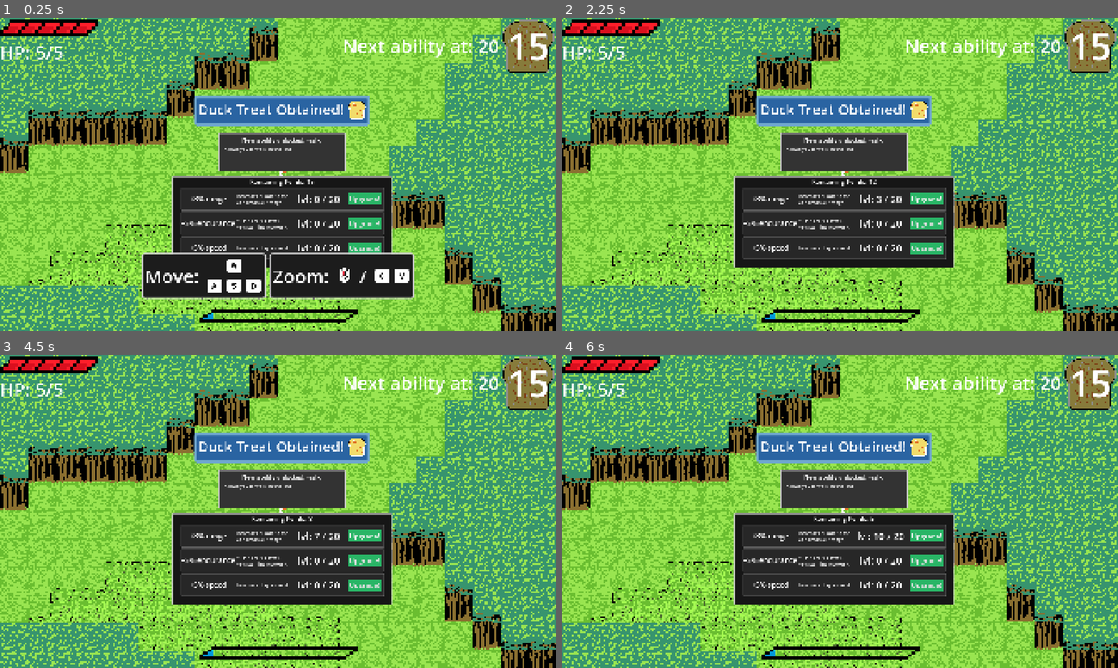
Above: before the commit, frames 1-4 (two rows, left to right).
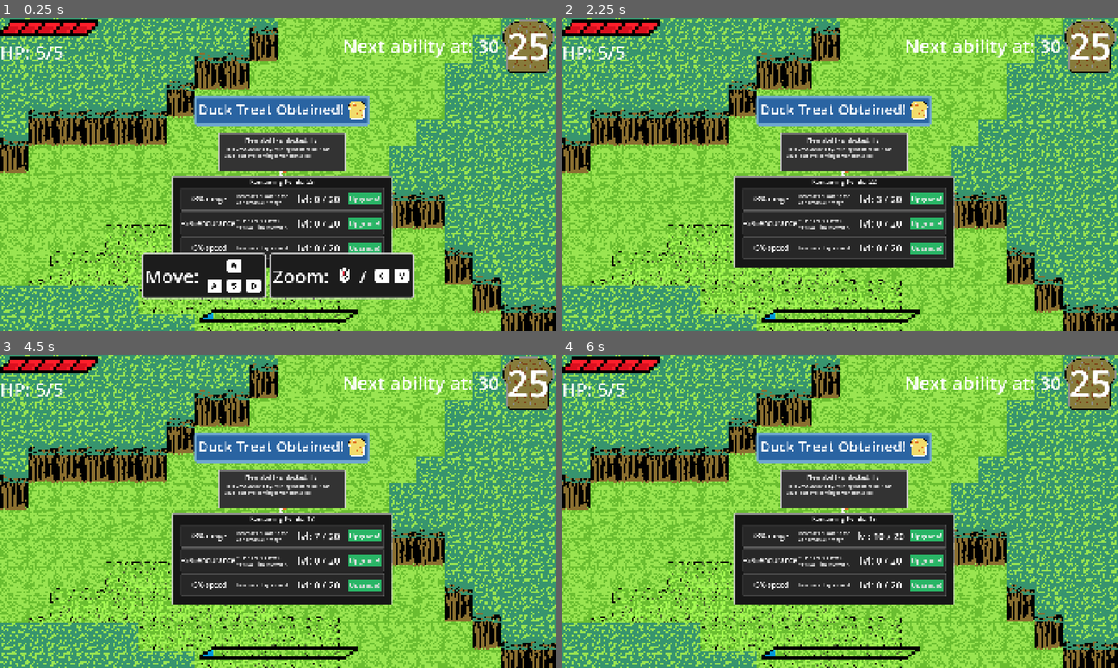
Above: after the commit, the same moments.

Repository: morie197/guwa-guwa-adventures
Game: Godot game, scene res://scenes/level2.tscn
Two runs of this game, one before a commit and one after it. Both use one fixed random seed, a clock stepped at 60 frames per second and the inputs below.
Inputs (mouse positions are in pixels of both pictures, inside the frame that each line leads up to):
- Up to frame 1 (0.25 s): no input
- Up to frame 2 (2.25 s): click "MAXED" at 0.5 s; click "Upgrade!" at 1.25 s; tap Enter (nextTutorialItem) at 2 s; move the mouse to (962, 158) at 2.02 s; hold D (right) from 2.03 s (still down); hold Space (fly) from 2.03 s (still down); click (962, 158) at 2.17 s
- Up to frame 3 (4.5 s): tap Shift (sprint) at 2.3, 2.85 s; move the mouse to (166, 527) at 2.77 s; release D (right) at 2.78 s; release Space (fly) at 2.78 s; hold S (down) 2.78-3.53 s; tap Space (fly) at 3.05, 4.25, 4.35 s; tap Enter (nextTutorialItem) at 3.5 s; move the mouse to (333, 442) at 3.52 s; hold D (right) 3.53-4.28 s; hold Shift (sprint) 3.53-4.28 s; tap R (dive) at 3.6 s; move the mouse to (250, 574) at 4.27 s; hold W (up) from 4.28 s (still down); click (250, 574) at 4.42 s
- Up to frame 4 (6 s): tap Enter (nextTutorialItem) at 5, 5.1 s; move the mouse to (1006, 558) at 5.02 s; release W (up) at 5.03 s; hold Shift (sprint) 5.03-5.78 s; hold A (left) from 5.03 s (still down); tap Space (fly) at 5.75 s; move the mouse to (673, 464) at 5.77 s; tap Q (quack) at 5.85 s

The runs differ from the first frame. In frame 1, 0.6% of the frame differs, in the area x 40-95%, y 4-54%; in frame 2, 0.6%; in frame 3, 0.7%; in frame 4, 0.7%.

Commit message:
[Change] Sprinting and flying
Sprinting now only uses stamina if actively moving, flying now is more floaty.

Diff:
--- a/scripts/game_manager.gd
+++ b/scripts/game_manager.gd
@@ -1,7 +1,7 @@
 extends Node
 
 var level: int = 0
-var initialLevel: int = 15
+var initialLevel: int = 25
 var paused: bool = false
 var minigame: bool = false
 var wonGame: bool = false
--- a/scripts/player.gd
+++ b/scripts/player.gd
@@ -39,6 +39,7 @@
 var forcedFly: bool = false
 var flyDelay: float = 0.3
 var flyDelayTimer: float = 0.0
+var flyLerpSpeed: float = 3
 
 var enduranceMultiplier: float = 1.0
 var rangeMultiplier: float = 1.0
@@ -81,6 +82,8 @@
 var quackTimer: float = 0
 var radarTimer: float = 0
 var targetZoom: Vector2
+
+var lastMovedDirection: Vector2 = Vector2.ZERO
 
 var colliding
 
@@ -216,6 +219,10 @@
 
 	if areaFlag == "":
 		areaForce = lerp(areaForce, Vector2.ZERO, delta * areaForceTransitionSpeed)
+
+	if moveVector != Vector2.ZERO:
+		lastMovedDirection = lastMovedDirection.lerp(moveVector, delta * flyLerpSpeed)
+		print(lastMovedDirection)
 
 	if flying and !wings_flying_sound.playing:
 		wings_flying_sound.play()
@@ -303,7 +310,10 @@
 	if sprinting or flying:
 		if stamina > 0: # prevent negative stamina values
 			if sprinting:
-				stamina -= delta
+				if moveVector != Vector2.ZERO:
+					stamina -= delta
+				else:
+					sprinting = false
 			if flying:
 				stamina -= delta / flyStaminaMulti
 			emitUpdatedStaminaValue()
@@ -334,6 +344,7 @@
 func _toggleFly(value: bool):
 	if flying == value:
 		return
+	lastMovedDirection = Vector2.ZERO
 	if !wings_flapping_sound.playing:
 		wings_flapping_sound.play()
 	if wings_flying_sound.playing:
@@ -385,10 +396,13 @@
 	radCircle.maxRadius = radarRange * rangeMultiplier
 
 func _move(movevec: Vector2):
-	if areaFlag.match("stream"):
+	if flying == true:
+		velocity = lastMovedDirection.normalized()
+	elif areaFlag.match("stream"):
 		velocity = movevec
 	else:
 		velocity = movevec.normalized()
+
 	velocity *= moveSpeed
 	velocity *= speedMultiplier / 1.1
 
@@ -403,11 +417,10 @@
 	elif flying:
 		velocity *= flyMulti
 
-	if areaFlag.match("thorns"):
-		GameManager.damagePlayer()
-
 	if !flying:
-		if areaFlag == "stream":
+		if areaFlag.match("thorns"):
+			GameManager.damagePlayer()
+		elif areaFlag == "stream":
 			backwards_detector.enabled = true
 			backwards_detector.target_position = areaForce.normalized() * 13
 			if backwards_detector.is_colliding():
